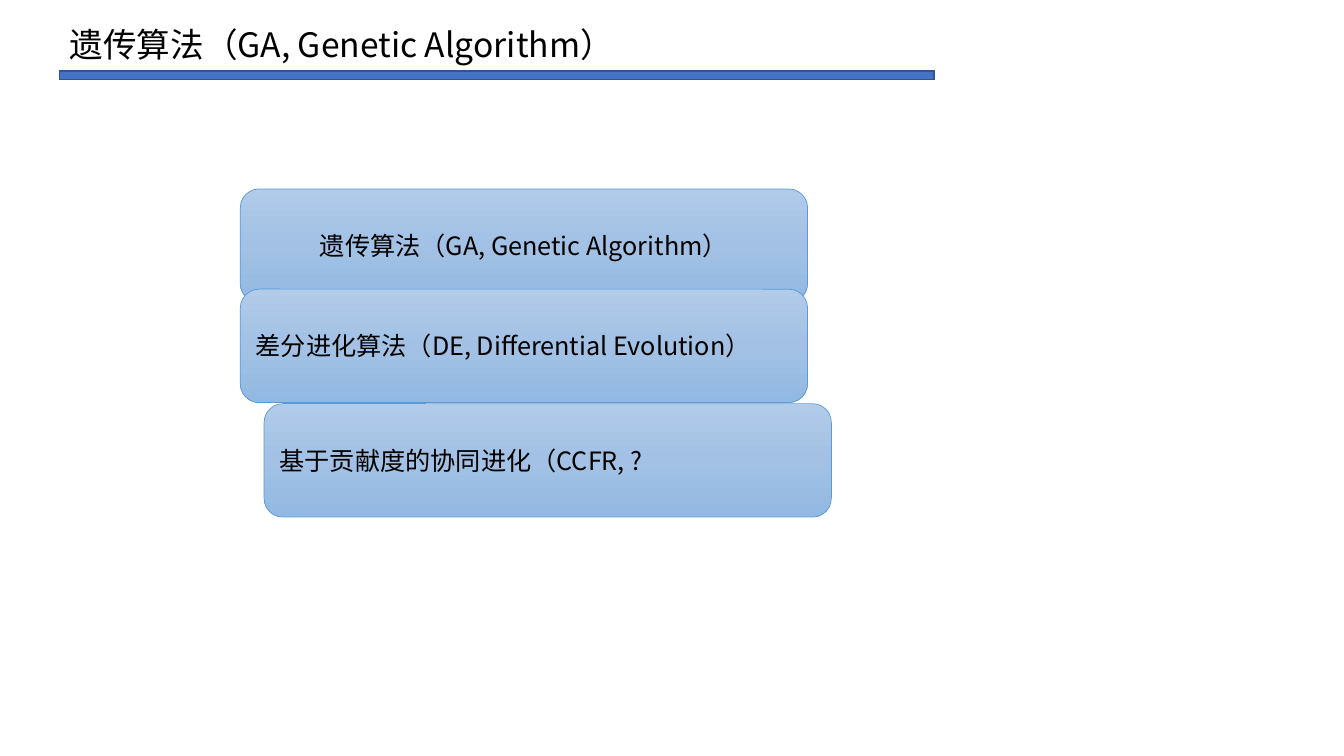
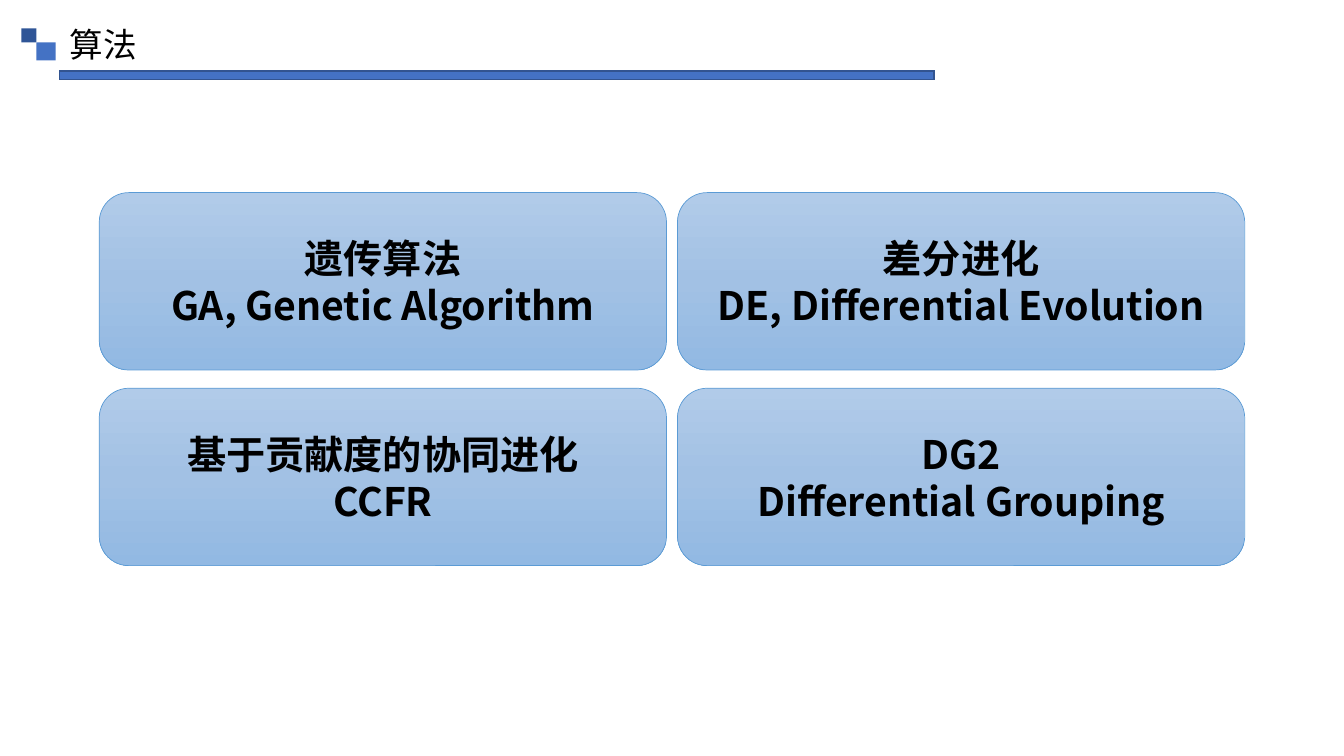
Before and after one commit to ezrealcong/AI_experiment, a slide deck: slide 3 of 演示PPT.pptx. Drawn at 1344x756 pixels with LibreOffice and Linux fonts; fonts in the diff are those of the drawing; background and template pictures are left out. Boxes give left, top, right and bottom in pixels: in the first picture for what was removed or moved away, otherwise in the second. Text is boxed around its words. In the diff, an @@ line names an element or a change of style, - is before the commit and + after.

```diff
--- a/演示PPT.pptx
+++ b/演示PPT.pptx
@@ rectangle added at box(21, 28, 36, 42), fill #2F5597 @@
@@ text at box(70, 28, 137, 60): text changed @@
-遗传算法（GA, Genetic Algorithm）
+算法
@@ rectangle added at box(36, 42, 55, 60), fill #4472C4 @@
@@ rounded rectangle "遗传算法": place and size @@
-rounded rectangle "遗传算法" at box(240, 189, 808, 302)
+rounded rectangle "遗传算法" at box(99, 193, 666, 370)
@@ rounded rectangle "差分进化": place and size @@
-rounded rectangle "差分进化" at box(240, 289, 808, 403)
+rounded rectangle "差分进化" at box(678, 193, 1245, 370)
@@ text in rounded rectangle at box(171, 239, 595, 330): text changed; size 18 to 28 pt; bold on @@
-遗传算法（GA, Genetic Algorithm）
+遗传算法
+GA, Genetic Algorithm
@@ text in rounded rectangle at box(718, 239, 1205, 329): text changed; size 18 to 28 pt; bold on @@
-差分进化算法（DE, Differential Evolution）
+差分进化
+DE, Differential Evolution
@@ rounded rectangle "基于贡献度的协同进化": place and size @@
-rounded rectangle "基于贡献度的协同进化" at box(264, 403, 832, 517)
+rounded rectangle "基于贡献度的协同进化" at box(99, 388, 666, 566)
@@ rounded rectangle added at box(678, 388, 1245, 566), fill gradient #B1CBE9 to #A3C1E5 to #93B9E4, outline #5B9BD5 0.5 pt, 28 pt, text #000000, bold @@
+DG2
+Differential Grouping
@@ text in rounded rectangle at box(187, 435, 578, 517): text changed; size 18 to 28 pt; bold on @@
-基于贡献度的协同进化（CCFR, ?
+基于贡献度的协同进化
+CCFR
```
Also in this commit, not shown: 4 other slides changed, 6 slides added, 2 slides removed.
